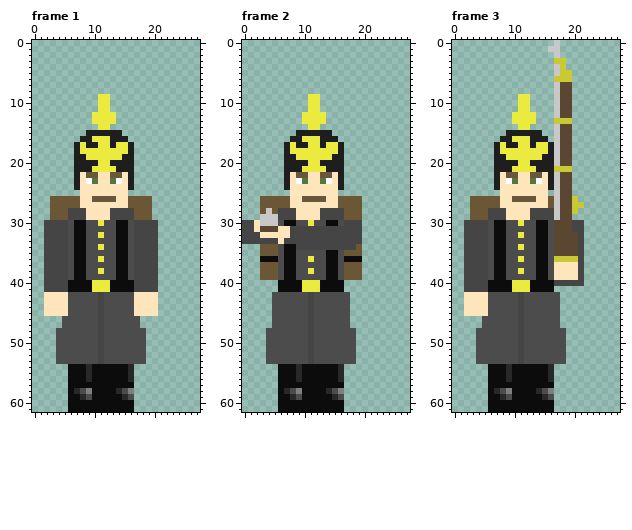
File history of a pixel-art file, Assets/Images/NewUnits/Germany/LandWehr/WinterDress/UnitSpriteSouth.aseprite. Above, as it was before the edit.
28x62 pixels, 7 frames. Colours within 5 levels of each other are drawn and written as one. Shown: frame 1, frame 2, frame 3. The commit also changed other frames, which this record leaves out.
Once edited:
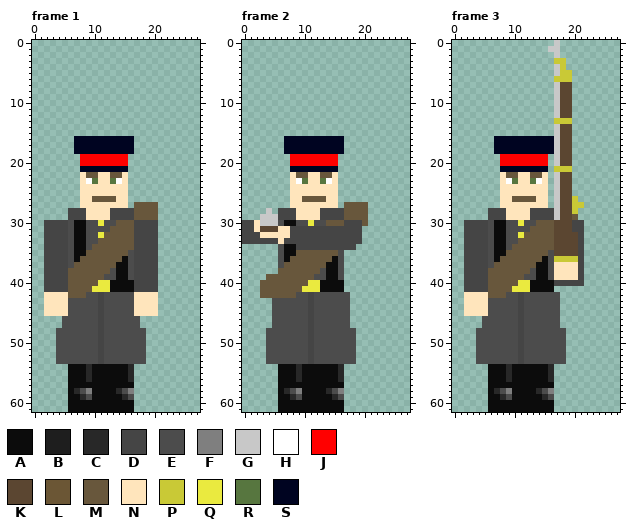
Palette (. is transparent): A #0c0c0c  B #1e1e1e  C #282828  D #454545  E #4c4c4c  F #7f7f7f  G #c8c8c8  H #ffffff  J #ff0000  K #5b4631  L #6b5635  M #68573c  N #ffe5bc  P #c9c936  Q #eaea3f  R #57763f  S #000421
What changed:
layer "BedRoll" added
layer "Knapsack" removed
--- frame 1
@@ x 0..27 @@
  8 ............................
- 9 ...........QQ...............
-10 ...........QQ...............
-11 ...........QQ...............
-12 ..........QQQQ..............
-13 ..........QQQQ..............
-14 ...........QQ...............
-15 .........BBBBBB.............
-16 ........BBQQQBBB............
-17 .......BQBBQQBQQB...........
-18 .......BQQQQQQQQB...........
-19 .......BBQQQQQQBB...........
-20 .......BBBBQQBBBB...........
-21 .......BBBQQQQBBB...........
-22 .......BNMMNNMMNB...........
-23 .......BNHRNNRHNB...........
-24 .......BNNNNNNNNB...........
+ 9 ............................
+10 ............................
+11 ............................
+12 ............................
+13 ............................
+14 ............................
+15 ............................
+16 .......SSSSSSSSSS...........
+17 .......SSSSSSSSSS...........
+18 .......SSSSSSSSSS...........
+19 ........JJJJJJJJ............
+20 ........JJJJJJJJ............
+21 ........SSSSSSSS............
+22 ........NMMNNMMN............
+23 ........NHRNNRHN............
+24 ........NNNNNNNN............
 25 ........NNNNNNNN............
-26 ...LLLLLNNMMMMNNLLLL........
-27 ...LLLLLNNNNNNNNLLLL........
-28 ...LLLDDDNNNNDDDDLLL........
-29 ...LLLDDDNNNNDDDDLLL........
-30 ..DDDDEAAEEQEEAAEDDDD.......
-31 ..DDDDEAAEEEEEAAEDDDD.......
-32 ..DDDDEAAEEQEEAAEDDDD.......
-33 ..DDDDEAAEEEEEAAEDDDD.......
-34 ..DDDDEAAEEQEEAAEDDDD.......
-35 ..DDDDEAAEEEEEAAEDDDD.......
-36 ..DDDDEAAEEQEEAAEDDDD.......
-37 ..DDDDEAAEEEEEAAEDDDD.......
-38 ..DDDDEAAEEQEEAAEDDDD.......
-39 ..DDDDEAAEEEEEAAEDDDD.......
-40 ..DDDDAAAAQQQAAAADDDD.......
-41 ..DDDDAAAAQQQAAAADDDD.......
-42 ..NNNNEEEEEDEEEEENNNN.......
+26 ........NNMMMMNN............
+27 ........NNNNNNNN.MMMM.......
+28 ......DDDNNNNDDDDMMMM.......
+29 ......DDDNNNNDDDDMMMM.......
+30 ..DDDDEAAEEQEEMMMDDDD.......
+31 ..DDDDEAAEEEEMMMMDDDD.......
+32 ..DDDDEAAEEQMMMMMDDDD.......
+33 ..DDDDEAAEEMMMMMMDDDD.......
+34 ..DDDDEAAEMMMMMMMDDDD.......
+35 ..DDDDEAAMMMMMMMEDDDD.......
+36 ..DDDDEAMMMMMMMAEDDDD.......
+37 ..DDDDEMMMMMMMAAEDDDD.......
+38 ..DDDDMMMMMMMEAAEDDDD.......
+39 ..DDDDMMMMMMEEAAEDDDD.......
+40 ..DDDDMMMMMQQAAAADDDD.......
+41 ..DDDDMMMMQQQAAAADDDD.......
+42 ..NNNNMMMEEDEEEEENNNN.......
 43 ..NNNNEEEEEDEEEEENNNN.......
--- frame 2
@@ x 0..27 @@
  8 ............................
- 9 ...........QQ...............
-10 ...........QQ...............
-11 ...........QQ...............
-12 ..........QQQQ..............
-13 ..........QQQQ..............
-14 ...........QQ...............
-15 .........BBBBBB.............
-16 ........BBQQQBBB............
-17 .......BQBBQQBQQB...........
-18 .......BQQQQQQQQB...........
-19 .......BBQQQQQQBB...........
-20 .......BBBBQQBBBB...........
-21 .......BBBQQQQBBB...........
-22 .......BNMMNNMMNB...........
-23 .......BNHRNNRHNB...........
-24 .......BNNNNNNNNB...........
+ 9 ............................
+10 ............................
+11 ............................
+12 ............................
+13 ............................
+14 ............................
+15 ............................
+16 .......SSSSSSSSSS...........
+17 .......SSSSSSSSSS...........
+18 .......SSSSSSSSSS...........
+19 ........JJJJJJJJ............
+20 ........JJJJJJJJ............
+21 ........SSSSSSSS............
+22 ........NMMNNMMN............
+23 ........NHRNNRHN............
+24 ........NNNNNNNN............
 25 ........NNNNNNNN............
-26 ...LLLLLNNMMMMNNLLLL........
-27 ...LLLLLNNNNNNNNLLLL........
-28 ...LGLDDDNNNNDDDDLLL........
-29 ...GGGDDDNNNNDDDDLLL........
-30 DDNGGGEAAEEQEEAAEDDD........
+26 ........NNMMMMNN............
+27 ........NNNNNNNN.MMMM.......
+28 ....G.DDDNNNNDDDDMMMM.......
+29 ...GGGDDDNNNNDDDDMMMM.......
+30 DDNGGGEAAEEQEEMMMDDDM.......
 31 DDNKKKNNDDDDDDDDDDDD........
@@ x 0..27 @@
 33 DDDDDDNDDDDDDDDDDDDD........
-34 ...LLLEAADDDDDDDDDDL........
-35 ...LLLEAAEEEEEAAELLL........
-36 ...AAAEAAEEQEEAAEAAA........
-37 ...LLLEAAEEEEEAAELLL........
-38 ...LLLEAAEEQEEAAELLL........
-39 ...LLLEAAEEEEEAAELLL........
-40 ......AAAAQQQAAAA...........
-41 ......AAAAQQQAAAA...........
-42 .....EEEEEEDEEEEEE..........
+34 ......EAADDDDDDDDDD.........
+35 ......EAAMMMMMMME...........
+36 ......EAMMMMMMMAE...........
+37 ......EMMMMMMMAAE...........
+38 ......MMMMMMMEAAE...........
+39 ....MMMMMMMMEEAAE...........
+40 ...MMMMMMMMQQAAAA...........
+41 ...MMMMMMMQQQAAAA...........
+42 ...MMMMMMEEDEEEEEE..........
 43 .....EEEEEEDEEEEEE..........
--- frame 3
@@ x 0..27 @@
  8 .................GKK........
- 9 ...........QQ....GKK........
-10 ...........QQ....GKK........
-11 ...........QQ....GKK........
-12 ..........QQQQ...GKK........
-13 ..........QQQQ...PPP........
-14 ...........QQ....GKK........
-15 .........BBBBBB..GKK........
-16 ........BBQQQBBB.GKK........
-17 .......BQBBQQBQQBGKK........
-18 .......BQQQQQQQQBGKK........
-19 .......BBQQQQQQBBGKK........
-20 .......BBBBQQBBBBGKK........
-21 .......BBBQQQQBBBPPP........
-22 .......BNMMNNMMNBGKK........
-23 .......BNHRNNRHNBGKK........
-24 .......BNNNNNNNNBGKK........
+ 9 .................GKK........
+10 .................GKK........
+11 .................GKK........
+12 .................GKK........
+13 .................PPP........
+14 .................GKK........
+15 .................GKK........
+16 .......SSSSSSSSSSGKK........
+17 .......SSSSSSSSSSGKK........
+18 .......SSSSSSSSSSGKK........
+19 ........JJJJJJJJ.GKK........
+20 ........JJJJJJJJ.GKK........
+21 ........SSSSSSSS.PPP........
+22 ........NMMNNMMN.GKK........
+23 ........NHRNNRHN.GKK........
+24 ........NNNNNNNN.GKK........
 25 ........NNNNNNNN.GKK........
-26 ...LLLLLNNMMMMNNLGKKP.......
-27 ...LLLLLNNNNNNNNLGKKPP......
-28 ...LLLDDDNNNNDDDDGKKP.......
-29 ...LLLDDDNNNNDDDDGKK........
-30 ..DDDDEAAEEQEEAAEKKKDD......
-31 ..DDDDEAAEEEEEAAEKKKDD......
-32 ..DDDDEAAEEQEEAAEKKKKD......
-33 ..DDDDEAAEEEEEAAEKKKKD......
-34 ..DDDDEAAEEQEEAAEKKKKD......
-35 ..DDDDEAAEEEEEAAEKKKKD......
-36 ..DDDDEAAEEQEEAAEPPPPD......
-37 ..DDDDEAAEEEEEAAENNNND......
-38 ..DDDDEAAEEQEEAAENNNND......
-39 ..DDDDEAAEEEEEAAENNNND......
-40 ..DDDDAAAAQQQAAAADDDDD......
-41 ..DDDDAAAAQQQAAAA...........
-42 ..NNNNEEEEEDEEEEEE..........
+26 ........NNMMMMNN.GKKP.......
+27 ........NNNNNNNN.GKKPP......
+28 ......DDDNNNNDDDDGKKP.......
+29 ......DDDNNNNDDDDGKKM.......
+30 ..DDDDEAAEEQEEMMMKKKDD......
+31 ..DDDDEAAEEEEMMMMKKKDD......
+32 ..DDDDEAAEEQMMMMMKKKKD......
+33 ..DDDDEAAEEMMMMMMKKKKD......
+34 ..DDDDEAAEMMMMMMMKKKKD......
+35 ..DDDDEAAMMMMMMMEKKKKD......
+36 ..DDDDEAMMMMMMMAEPPPPD......
+37 ..DDDDEMMMMMMMAAENNNND......
+38 ..DDDDMMMMMMMEAAENNNND......
+39 ..DDDDMMMMMMEEAAENNNND......
+40 ..DDDDMMMMMQQAAAADDDDD......
+41 ..DDDDMMMMQQQAAAA...........
+42 ..NNNNMMMEEDEEEEEE..........
 43 ..NNNNEEEEEDEEEEEE..........
Changed places in both pictures, as pixel boxes (x1, y1, x2, y2):
changed: (50, 94, 158, 298)
changed: (260, 94, 368, 298)
changed: (470, 94, 578, 298)
